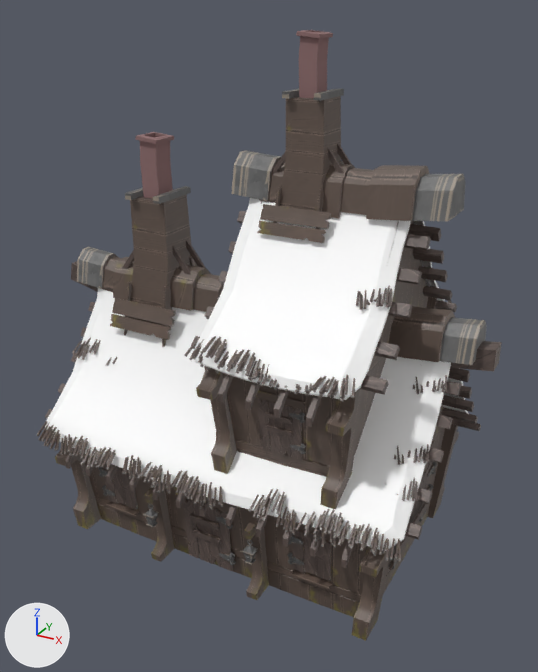
Renders of the FBX model BogeyMan/Assets/Art/Environnement/Props/Houses/SM_House_Huge01.fbx from each side of a commit.
The view is the same before and after, from a 50 mm camera at (6.99, -11.55, 10.31) aimed at (0.54, 0.18, 4.44). The lights are fixed; the arrows at lower left show +X, +Y and +Z. Where no turn or scale is listed for an object, it has been applied to the vertices.

Before the edit, the objects in view are built like this:
```python
me_mesh = bpy.data.meshes.new('Mesh')
me_mesh.from_pydata(...)  # 64 vertices, 116 faces; spans x -0.8..3.02, y -0.56..0.02, z 1.0..4.14
me_mesh.materials.append(mat_material__31)  # brown #8d6d6d
me_mesh_001 = bpy.data.meshes.new('Mesh.001')
me_mesh_001.from_pydata(...)  # 1710 vertices, 3328 faces; spans x -7.71..0.11, y -2.7..2.41, z -0.64..4.91
me_mesh_001.materials.append(mat_material__27)  # its picture is missing
me_mesh_002 = bpy.data.meshes.new('Mesh.002')
me_mesh_002.from_pydata(...)  # 15566 vertices, 27204 faces; spans x -5.74..3.57, y -2.11..3.52, z -6.79..2.27
me_mesh_002.materials.append(mat_material__28)  # picture img_defaultmaterial_base_color_png
ob_object264 = bpy.data.objects.new('Object264', me_mesh)
ob_object264.location = (-1.48, 0.57, 5.84)
ob_object286 = bpy.data.objects.new('Object286', me_mesh_001)
ob_object286.location = (4.09, 0.46, 2.65)
ob_object291 = bpy.data.objects.new('Object291', me_mesh_002)
ob_object291.location = (1.31, -0.42, 6.79)
```
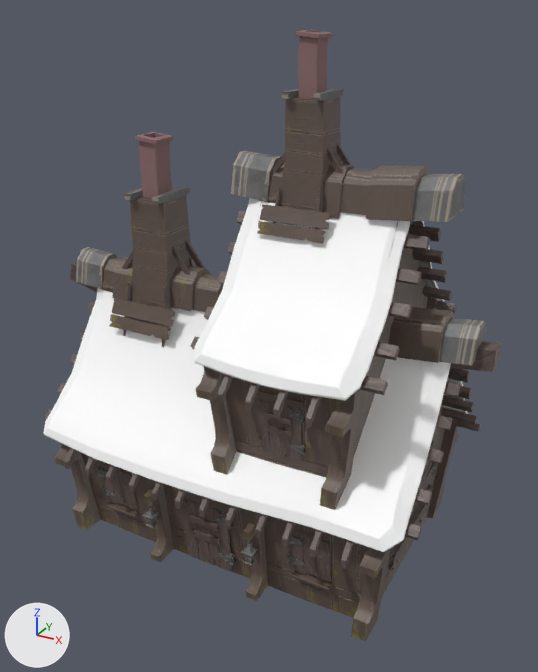
What differs and where, as boxes (x1, y1, x2, y2) in the pictures (538 x 672 px):
```json
{"object": "Object291", "change": "reshaped, moved", "before": [37, 88, 502, 641], "after": [44, 89, 501, 642]}
{"object": "Object286", "change": "moved", "before": [45, 198, 469, 551], "after": [43, 198, 468, 552]}
{"part": 1, "of": "me_mesh_002", "change": "deleted", "before": [37, 285, 452, 561]}
```

Scene script edits in JSON lines:
```json
{"block": "me_mesh_002", "where": "# used by ob_object291; location = (1.31, -0.42, 6.79)"}
{"op": "remove", "block": "me_mesh_002", "code": "me_mesh_002.from_pydata(...)  # 15566 vertices, 27204 faces; spans x -5.74..3.57, y -2.11..3.52, z -6.79..2.27"}
{"op": "add", "block": "me_mesh_002", "code": "me_mesh_002.from_pydata(...)  # 10614 vertices, 19776 faces; spans x -5.74..3.57, y -1.91..3.38, z -6.79..2.27"}
{"block": "me_mesh_002", "change": "me_mesh_002 part 1: 619 loose pieces with 4952 vertices, spanning x -5.0..2.94, y -2.11..3.52, z -4.93..-0.57, are deleted"}
{"op": "set", "path": "ob_object291.location", "old": "(1.31, -0.42, 6.79)", "new": "(1.31, -0.44, 6.79)"}
{"op": "set", "path": "ob_object286.location", "old": "(4.09, 0.46, 2.65)", "new": "(4.09, 0.44, 2.65)"}
```
